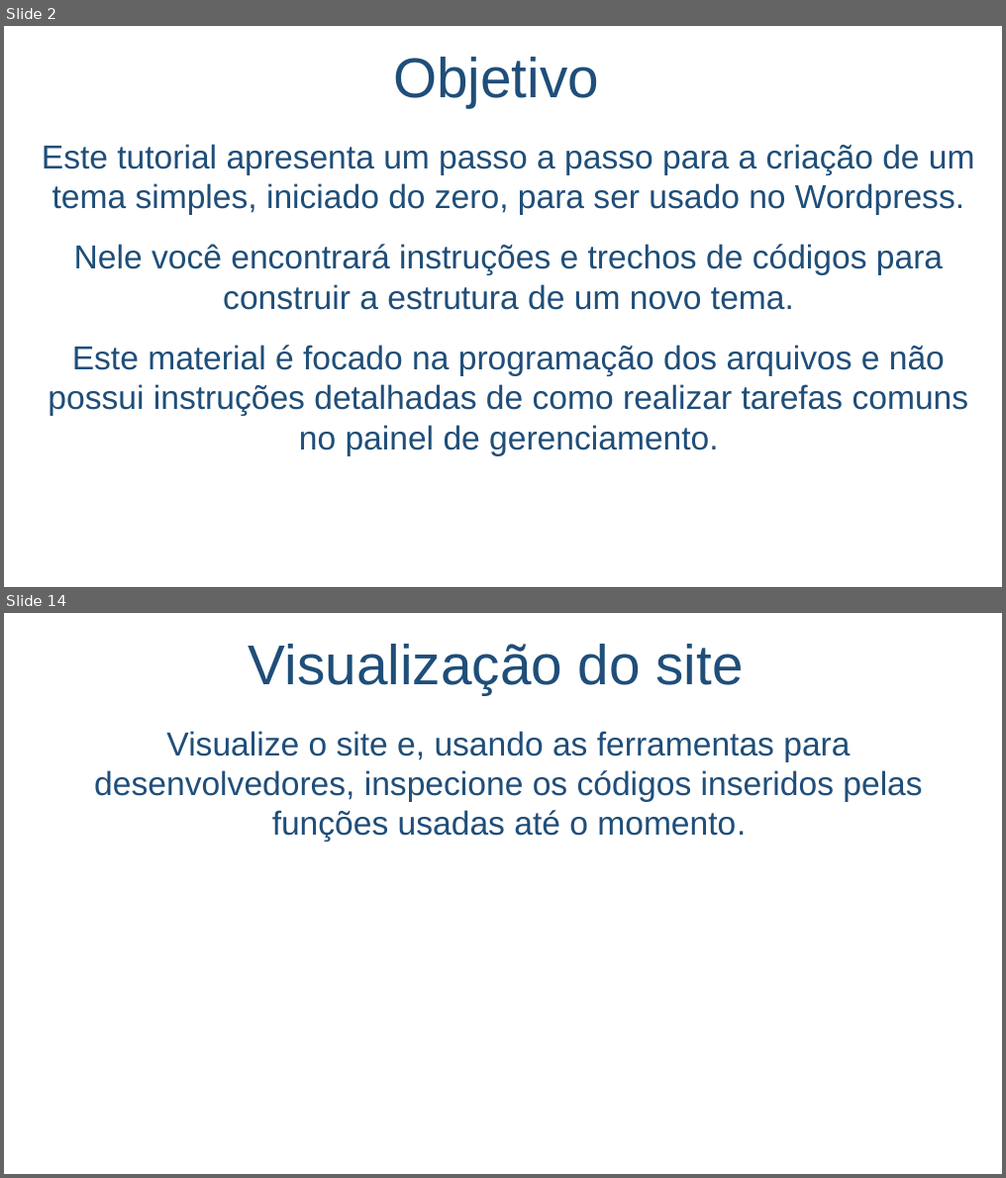
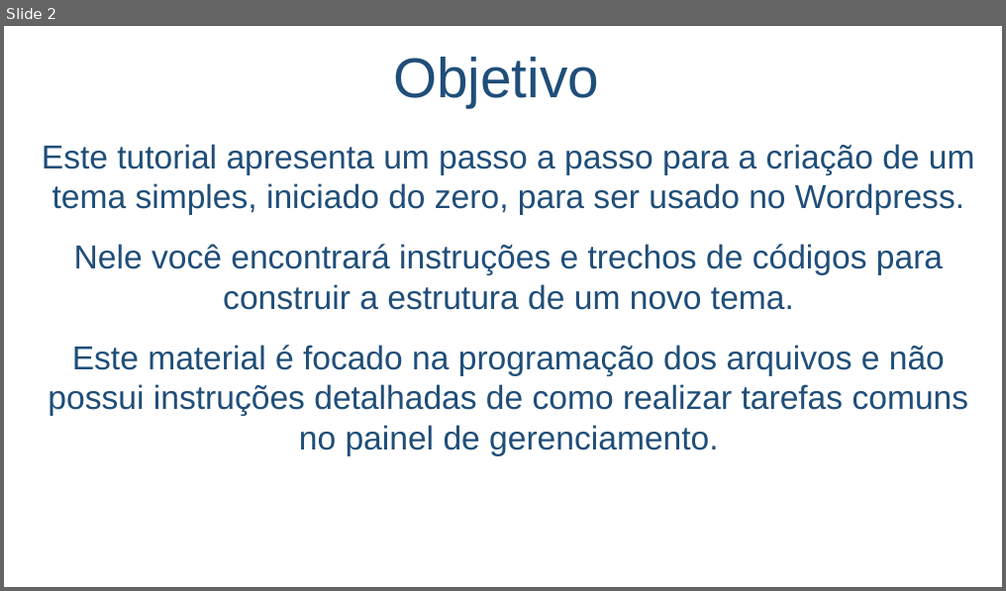
Before and after one commit to salmo-jr/public-slides, a slide deck: javascript-introducao.pptx. Shown one above the other, each under a label of ours: slides 2 and 14 before the commit, slide 2 after it; the slides between them are not shown. The pictures are 1006x1178 and 1006x591 pixels, drawn with LibreOffice and Linux fonts; fonts in the diff are those of the drawing; background and template pictures are left out. Boxes give left, top, right and bottom in pixels: in the first picture for what was removed or moved away, otherwise in the second. Text is boxed around its words. In the diff, an @@ line names an element or a change of style, - is before the commit and + after.

```diff
--- a/javascript-introducao.pptx
+++ b/javascript-introducao.pptx
@@ slide 14 removed at <box>4,613,1002,1174</box>, background picture (left out) @@
@@ title removed at <box>249,644,744,694</box> @@
-Visualização do site
@@ text removed at <box>94,731,922,842</box> @@
-Visualize o site e, usando as ferramentas para desenvolvedores, inspecione os códigos inseridos pelas funções usadas até o momento.
```
Also in this commit, not shown: 3 slides changed, 8 slides added, 42 other slides removed.
